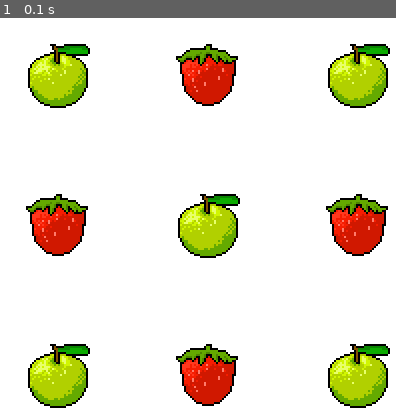
Above: before the commit, frame 1.
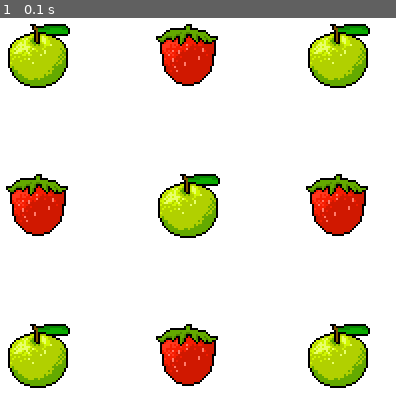
Above: after the commit, the same moment.

Repository: Joshkaki00/pygame-tutorial
Game: pygame game, started from game.py
The game is run twice, just before and just after one commit, with the same random seed, the same clock (stepped at 60 frames per second) and the same inputs.
Inputs:
- Up to frame 1 (0.1 s): no input

The runs differ from the first frame. In frame 1, 26% of the frame differs, in the area x 1-99%, y 1-99%.

Commit message:
updated pygame

Diff:
--- a/game.py
+++ b/game.py
@@ -23,7 +23,7 @@
 strawberry_image = 'strawberry.png'
 
 # Grid setup
-start_x, start_y = 100, 100
+start_x, start_y = 80, 80
 spacing = 150
 
 # List to hold all GameObjects on grid
